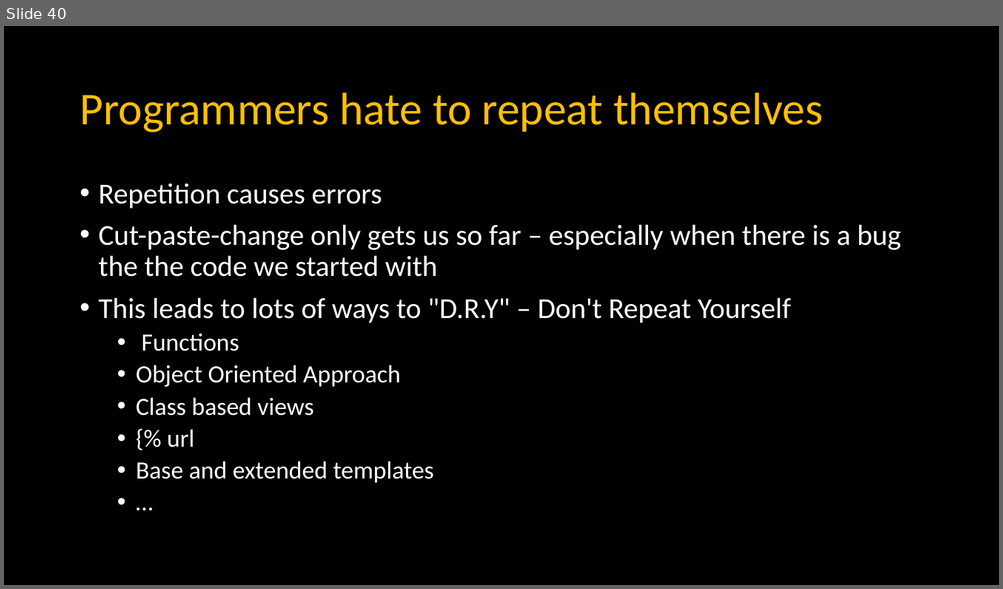
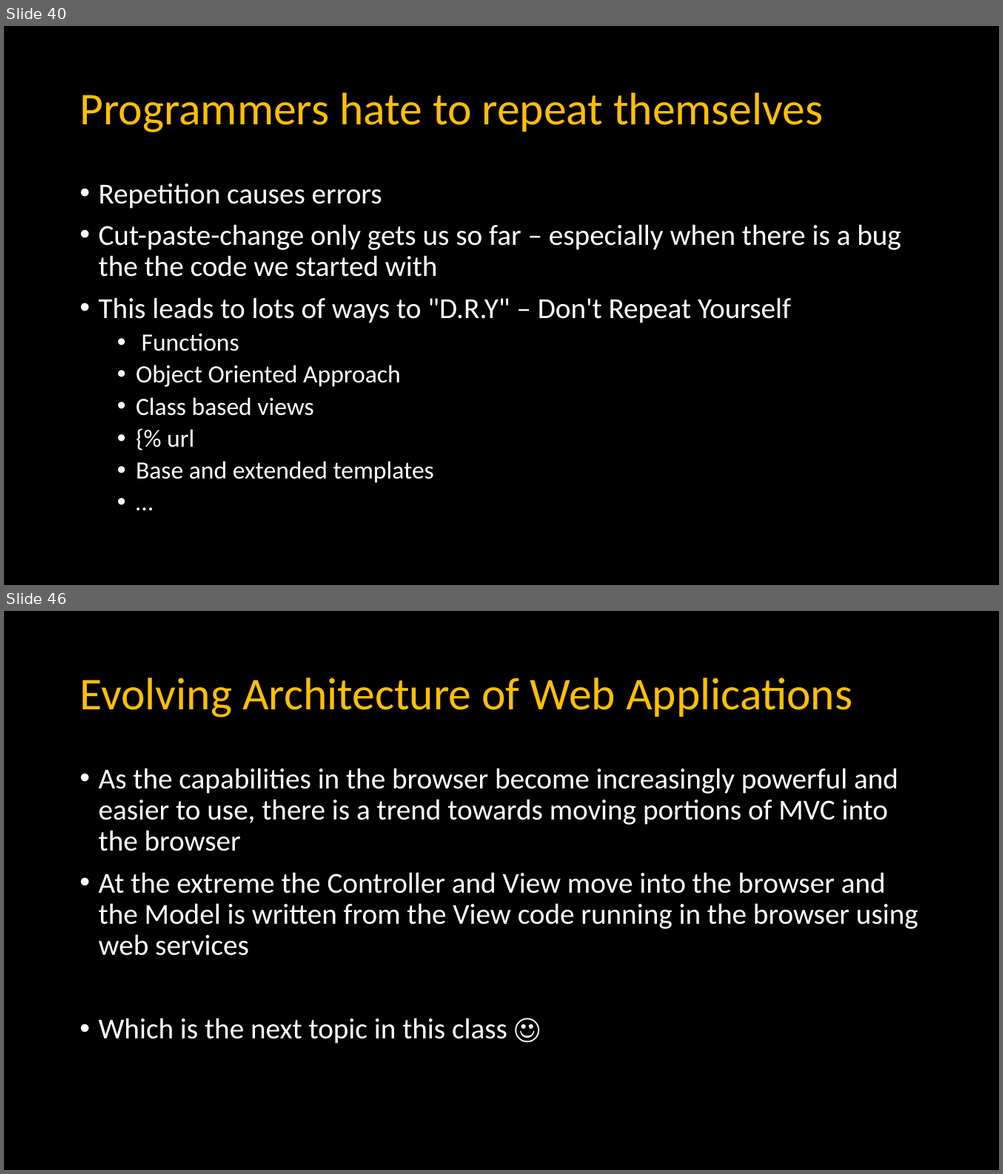
Before and after one commit to csev/dj4e, a slide deck: lectures/JS-03-Browser.pptx. Shown one above the other, each under a label of ours: slide 40 before the commit, slides 40 and 46 after it; the slides between them are not shown. The pictures are 1003x589 and 1003x1174 pixels, drawn with LibreOffice and Linux fonts; fonts in the diff are those of the drawing. Boxes give left, top, right and bottom in pixels: in the first picture for what was removed or moved away, otherwise in the second. Text is boxed around its words. In the diff, an @@ line names an element or a change of style, - is before the commit and + after.

```diff
--- a/lectures/JS-03-Browser.pptx
+++ b/lectures/JS-03-Browser.pptx
@@ slide 46 added at bbox=[4, 611, 999, 1170], background #000000 @@
@@ title added at bbox=[79, 678, 852, 718], 44 pt, text #FFC000 @@
+Evolving Architecture of Web Applications
@@ text added at bbox=[99, 768, 918, 1044], 28 pt, text #FFFFFF @@
+• As the capabilities in the browser become increasingly powerful and easier to use, there is a trend towards moving portions of MVC into the browser
+• At the extreme the Controller and View move into the browser and the Model is written from the View code running in the browser using web services
+• Which is the next topic in this class ☺
```
Also in this commit, not shown: 1 slide changed, 6 other slides added, 1 slide removed, 3 other files.
